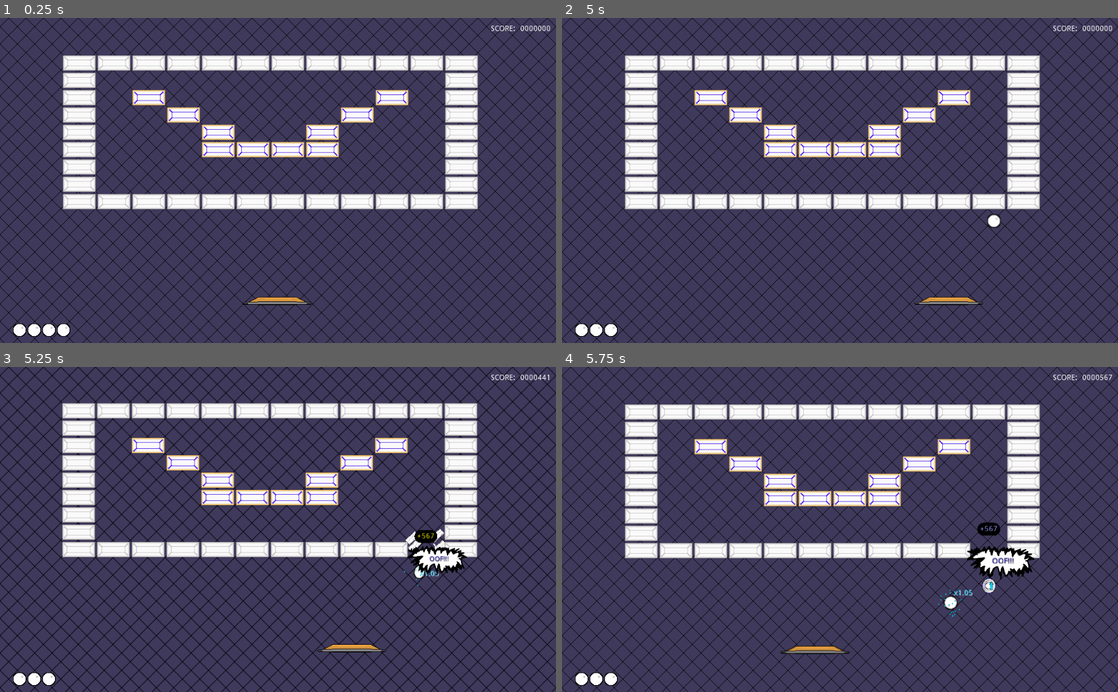
Above: before the commit, frames 1-4 (two rows, left to right).
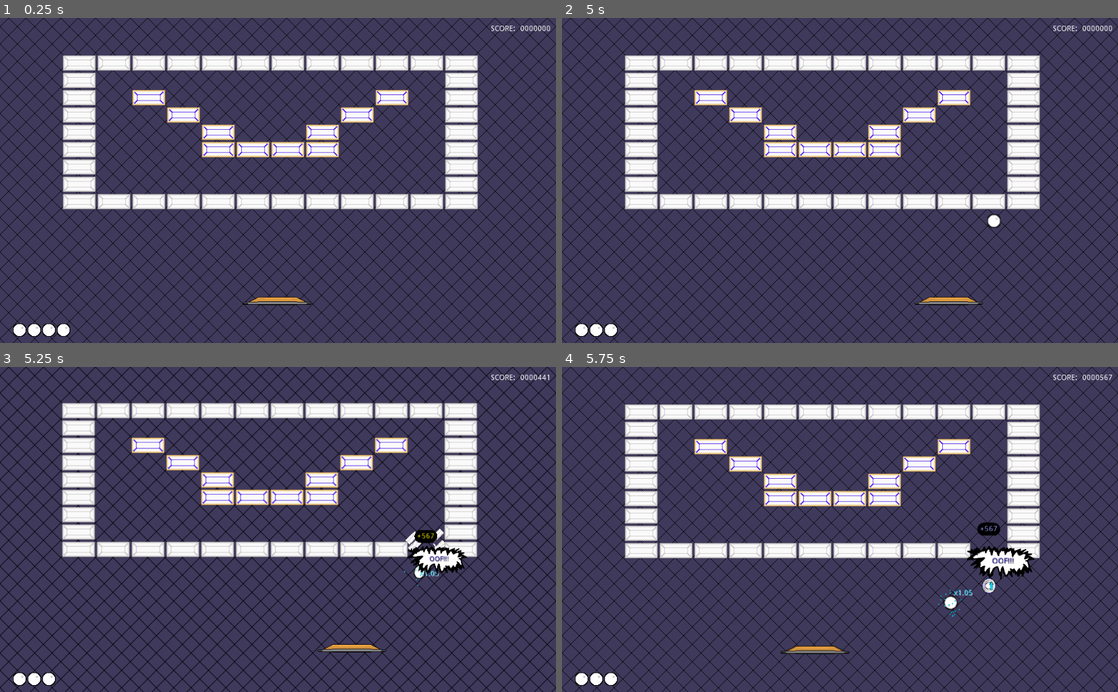
Above: after the commit, the same moments.

Repository: Anatolij-Grigorjev/Breakout4Godot
Game: Godot game, scene res://BreakoutGame.tscn
Two runs of this game, one before a commit and one after it. Both use one fixed random seed, a clock stepped at 60 frames per second and the inputs below.
Inputs (mouse positions are in pixels of both pictures, inside the frame that each line leads up to):
- Up to frame 1 (0.25 s): no input
- Up to frame 2 (5 s): tap Enter (ui_accept) at 0.5, 0.77, 2, 3.5, 3.77 s; move the mouse to (962, 164) at 0.52 s; hold Right (paddle_right) 0.53-1.25 s; tap Space (paddle_launch_ball) at 0.6, 3.6 s; click (962, 164) at 0.67 s; drag from (728, 196) to (812, 245) at 1.27 s; move the mouse to (895, 109) at 2.02 s; hold Right (paddle_right) 2.03-2.75 s; tap Alt at 2.1 s; drag from (812, 245) to (673, 131) at 2.77 s; move the mouse to (1006, 229) at 3.52 s; hold Left (paddle_left) 3.53-4.25 s; drag from (673, 131) to (756, 99) at 4.27 s
- Up to frame 3 (5.25 s): move the mouse to (305, 529) at 5.02 s; hold Left (paddle_left) from 5.03 s (still down); tap Alt at 5.1 s; click (305, 529) at 5.17 s
- Up to frame 4 (5.75 s): keep holding Left (paddle_left)

Frames 1-2 are identical in both runs. In frame 3, 1.4% of the frame differs, in the area x 11-86%, y 15-59%; in frame 4, nothing differs.

Commit message:
make bricks shake harder when ball is faster

Diff:
--- a/game/BreakoutGame.gd
+++ b/game/BreakoutGame.gd
@@ -27,6 +27,7 @@
 
 onready var bg = $BG/Background
 onready var bricks = $BricksMap
+onready var bricks_shake_dampener = $BricksMap/CameraShakeDampener
 onready var paddle = $Paddle
 onready var ballSmokes = $ParticlesBattery
 onready var camera = $Camera2D
@@ -39,6 +40,7 @@
 onready var ballLossArea = $BallLossArea
 
 var currentScore := 0
+var base_bricks_shake_dampen_coef := 0.5
 
 var stageFinished = false
 
@@ -132,6 +134,8 @@
 	scoreCounter.value = 0.0
 	livesCounter.numExtraBalls = starting_num_balls
 	bricks.reset_bricks()
+	bricks_shake_dampener.shake_dampen_coef = base_bricks_shake_dampen_coef
+
 
 
 func _on_paddle_new_ball_requested():
@@ -151,6 +155,12 @@
 		cameraShake.beginShake(0.2, 15 * speed_shake_coef, 10 * speed_shake_coef, 1)
 		_fire_collision_particles(collision)
 		bg.do_pulse(ball.currentSpeedupCoef())
+
+
+
+func _on_ball_speed_changed(ball: Ball):
+	var ball_speed_coef_completeness = ball.currentSpeedupCoef() / max(0.1, ball.maxSpeedCoef)
+	bricks_shake_dampener.shake_dampen_coef = base_bricks_shake_dampen_coef - ball_speed_coef_completeness
 
 
 
@@ -336,4 +346,5 @@
 func _create_new_ball() -> Ball:
 	var ball =  BallScn.instance()
 	ball.connect("ball_collided", self, "_on_ball_collided")
+	ball.connect("ball_speed_changed", self, "_on_ball_speed_changed")
 	return ball
--- a/game/BreakoutGame.tscn
+++ b/game/BreakoutGame.tscn
@@ -47,7 +47,7 @@
 [node name="CameraShakeDampener" type="Node2D" parent="BricksMap"]
 script = ExtResource( 14 )
 camera_node_path = NodePath("../../Camera2D")
-shake_dampen_coef = 0.25
+shake_dampen_coef = 0.5
 
 [node name="BarrierLeft" parent="." instance=ExtResource( 3 )]
 position = Vector2( -20, 0 )
--- a/game/tools/CameraShakeDampener.gd
+++ b/game/tools/CameraShakeDampener.gd
@@ -2,7 +2,7 @@
 Attach as child to node that is supposed to react to camera shake by a custom amount of own shaking
 the shake dampening coefficient describes how much of the shake is compensated by own movements,
 where
-0 meaning no dampening - antural shake response,
+0 meaning no compensation - natural shake response,
 1 meaning total compensation - node will stand still while others shake around it
 -1 meaning overcompensation by shake amount - node shakes 2x more violently than others around it
 """
